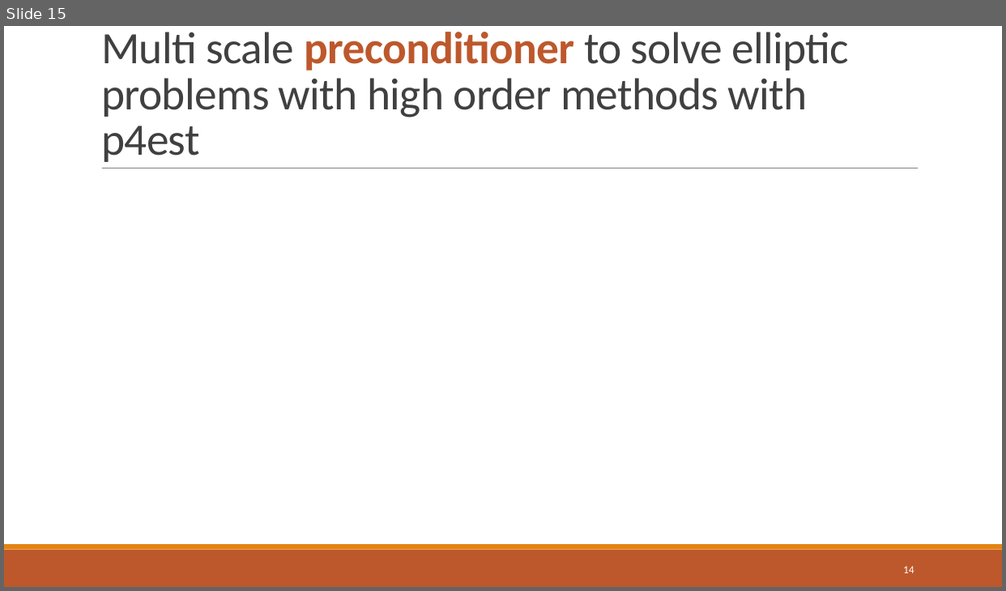
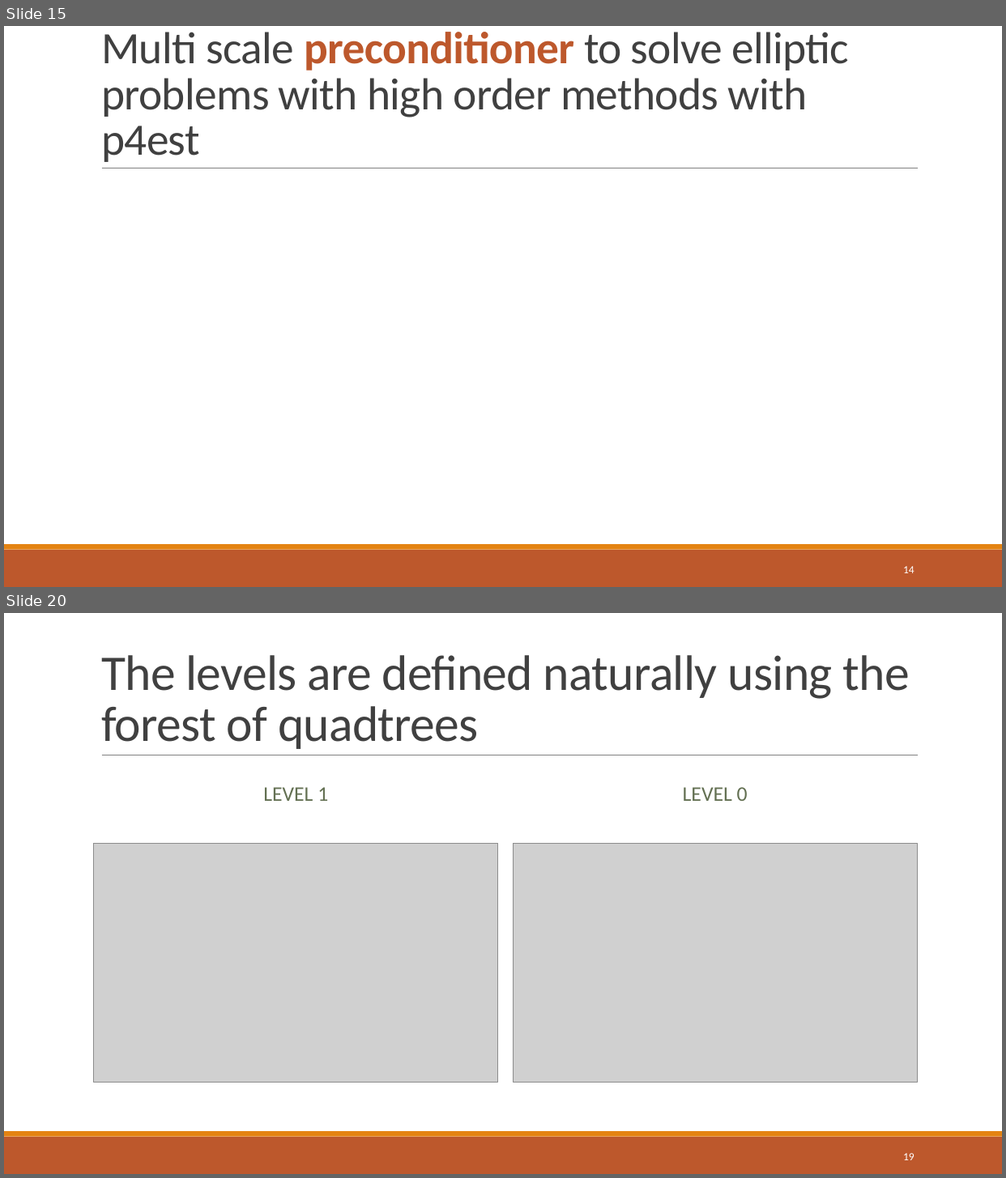
Before and after one commit to dweicker/pres, a slide deck: thesis.pptx. Shown one above the other, each under a label of ours: slide 15 before the commit, slides 15 and 20 after it; the slides between them are not shown. The pictures are 1006x591 and 1006x1178 pixels, drawn with LibreOffice and Linux fonts; fonts in the diff are those of the drawing; grey boxes stand for pictures. Boxes give left, top, right and bottom in pixels: in the first picture for what was removed or moved away, otherwise in the second. Text is boxed around its words. In the diff, an @@ line names an element or a change of style, - is before the commit and + after.

```diff
--- a/thesis.pptx
+++ b/thesis.pptx
@@ slide 20 added at <box>4,613,1002,1174</box>, background #FFFFFF; not listed: 3 template elements that a slide beside it also shows @@
@@ title added at <box>101,655,909,749</box>, 48 pt, text #404040 @@
+The levels are defined naturally using the forest of quadtrees
@@ text added at <box>263,787,328,801</box>, 20 pt, text #637052 @@
+LEVEL 1
@@ text added at <box>683,787,748,801</box>, 20 pt, text #637052 @@
+LEVEL 0
@@ picture added at <box>94,844,498,1082</box> @@
@@ picture added at <box>513,844,918,1082</box> @@
@@ page number added at <box>903,1153,914,1161</box>, 10.5 pt, text #FFFFFF @@
+19
```
Also in this commit, not shown: 2 slides changed, 6 other slides added, 2 slides removed, 11 other files.
